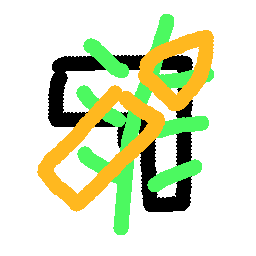
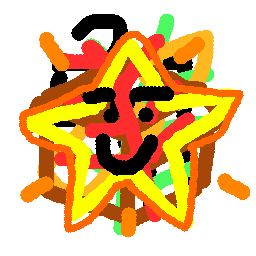
Comparing the layer stacks of the two 256×256 images. Changes:
added layer "레이어 6" above "레이어 5" over 19, 31, 250, 237
added layer "레이어 5" above "레이어 4" over 51, 34, 195, 222
added layer "레이어 4" above "레이어 3" over 21, 14, 229, 229
